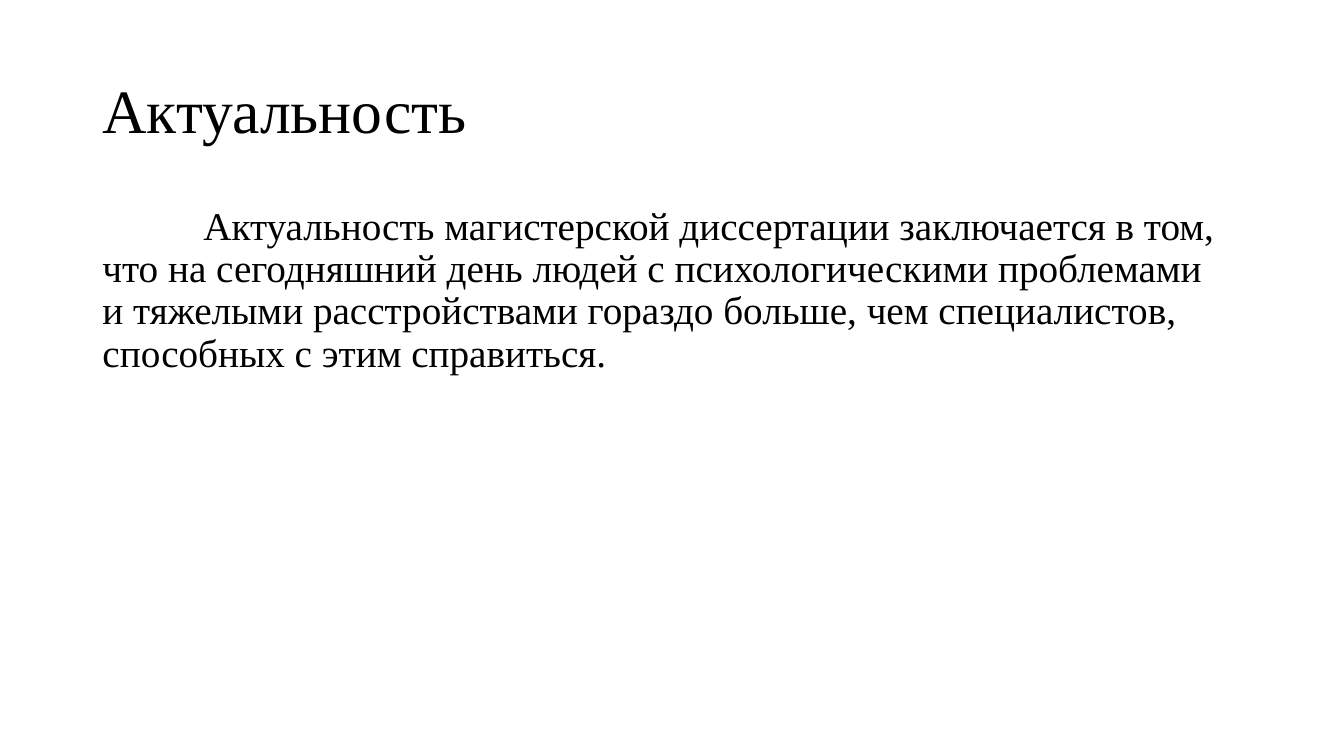
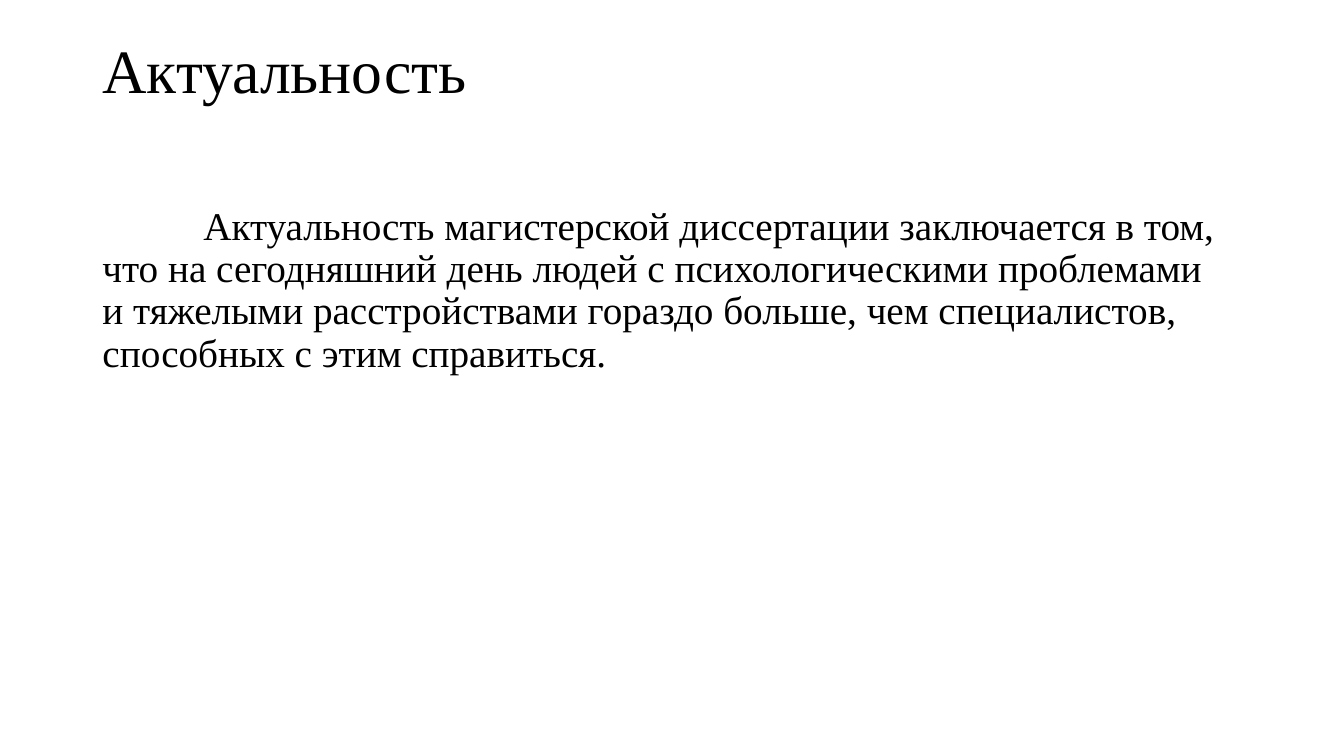
Before and after one commit to Wideweb/-digital-psychology-docs, a slide deck: slide 3 of Алькевич А.С/Презентация.pptx. Drawn at 1344x756 pixels with LibreOffice and Linux fonts; fonts in the diff are those of the drawing. Boxes give left, top, right and bottom in pixels: in the first picture for what was removed or moved away, otherwise in the second. Text is boxed around its words. In the diff, an @@ line names an element or a change of style, - is before the commit and + after.

```diff
--- a/Алькевич А.С/Презентация.pptx
+++ b/Алькевич А.С/Презентация.pptx
@@ title "Актуальность": place and size @@
-title "Актуальность" at bbox=[102, 92, 466, 144]
+title "Актуальность" at bbox=[102, 52, 466, 104]
```
Also in this commit, not shown: 2 other slides changed, 17 slides added, 3 slides removed, 7 other files.
